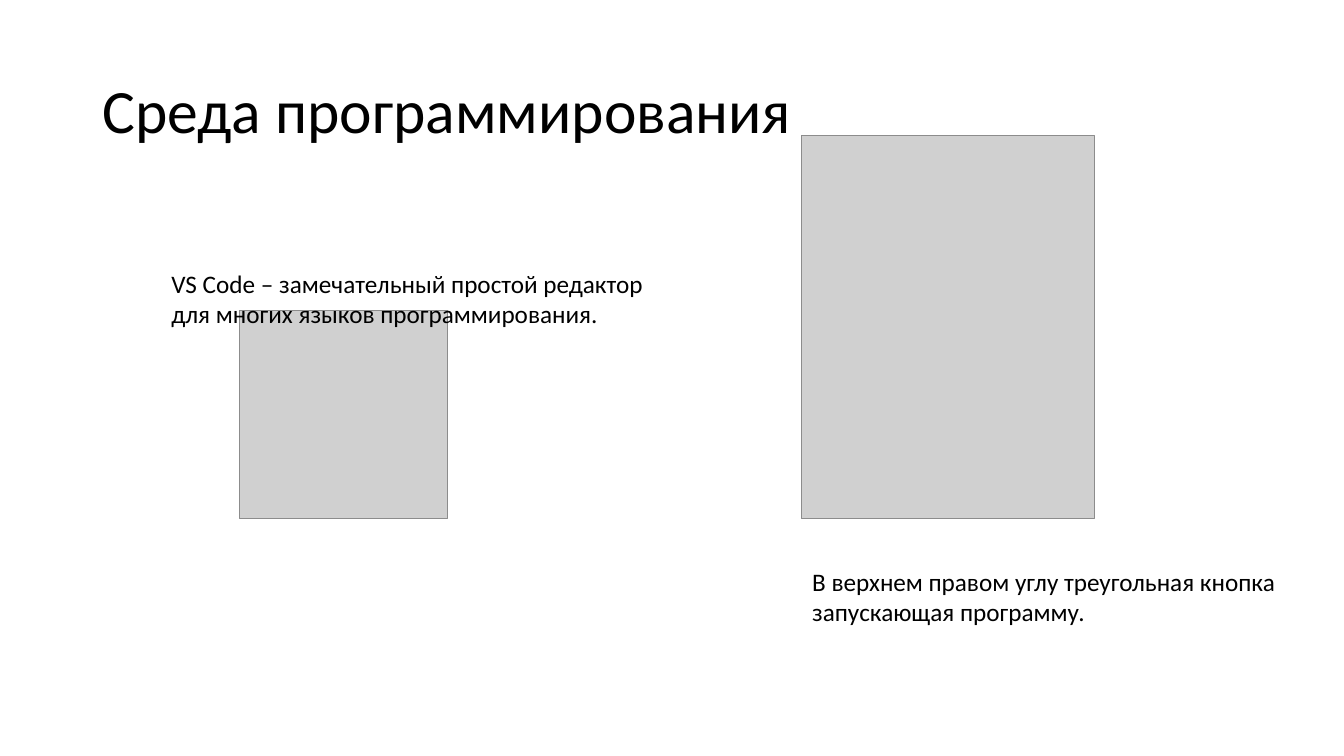
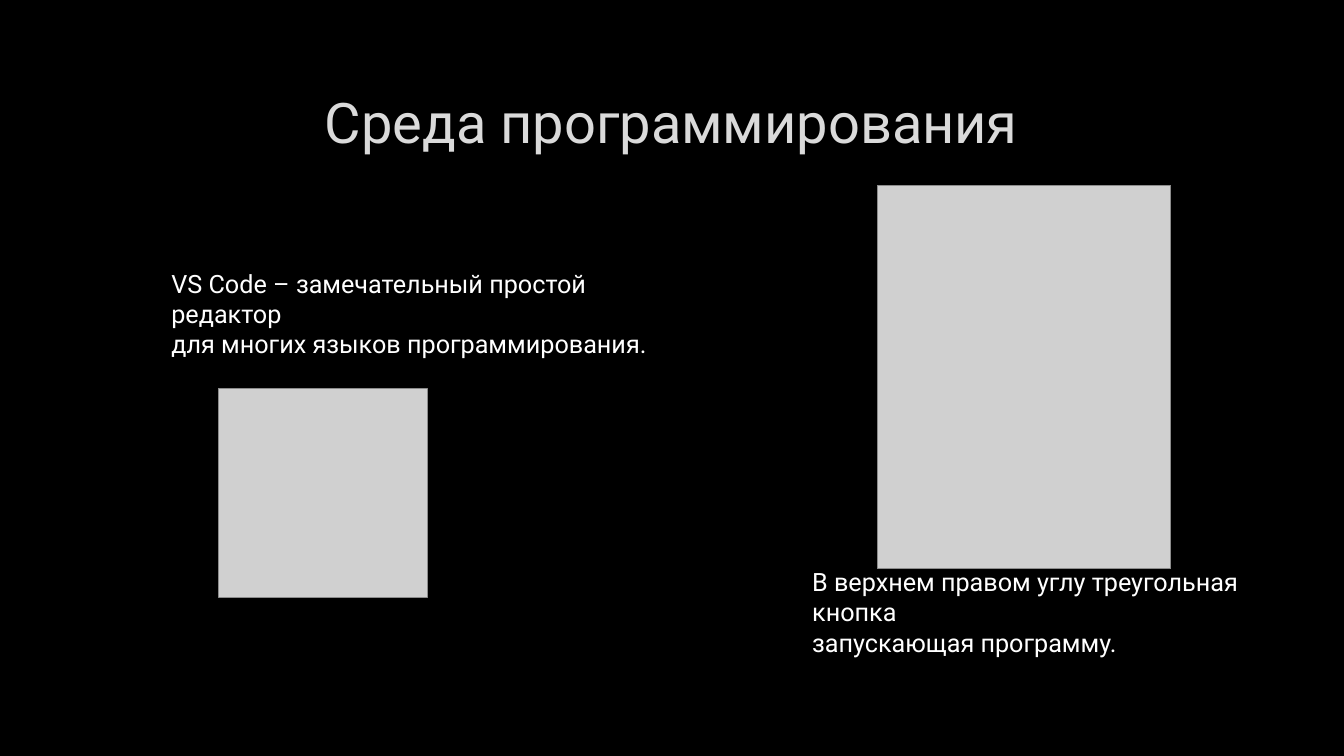
Before and after one commit to stsukrov/Zion-Course, a slide deck: slide 5 of Presi.pptx (slide 4 before the commit). Drawn at 1344x756 pixels with LibreOffice and Linux fonts; fonts in the diff are those of the drawing; grey boxes stand for pictures; background and template pictures are left out. Boxes give left, top, right and bottom in pixels: in the first picture for what was removed or moved away, otherwise in the second. Text is boxed around its words. In the diff, an @@ line names an element or a change of style, - is before the commit and + after.

```diff
--- a/Presi.pptx
+++ b/Presi.pptx
@@ background #FFFFFF to picture (left out) @@
@@ title "Среда программирования": place and size @@
-title "Среда программирования" at [102,93,791,143]
+title "Среда программирования" at [325,102,1018,155]
@@ title "Среда программирования" at [325,102,1018,155]: size 44 to 40 pt, font Calibri to Roboto, text colour #000000 to #DADADA, letter outline none to #404040 0.75 pt; alignment left to centre; line spacing 0.9 to 1 @@
@@ picture: place and size @@
-picture at [802,135,1095,519]
+picture at [878,186,1172,570]
@@ text "VS Code – замечательный простой ..." at [171,274,646,358]: font Calibri to Roboto, text colour #000000 to #FFFFFF @@
@@ picture: place and size @@
-picture at [239,311,448,519]
+picture at [219,389,427,598]
@@ text "В верхнем правом углу треугольная ..." at [812,568,1238,658]: font Calibri to Roboto, text colour #000000 to #FFFFFF @@
```
Also in this commit, not shown: 14 other slides changed, 2 slides added, 2 other files.
